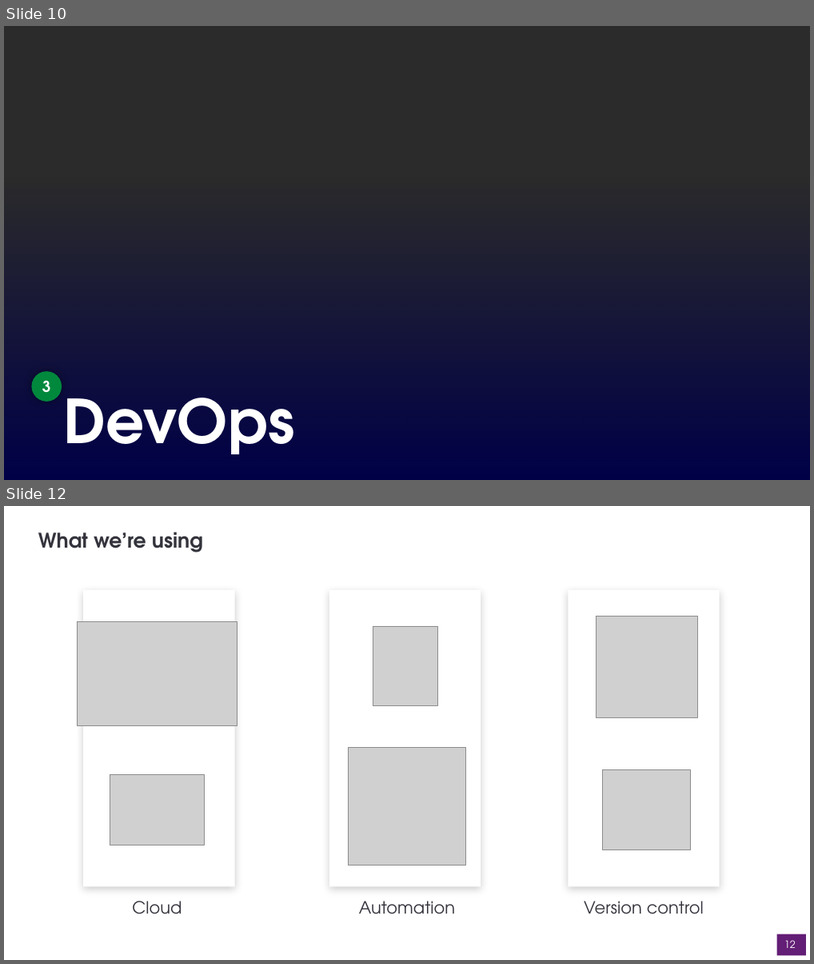
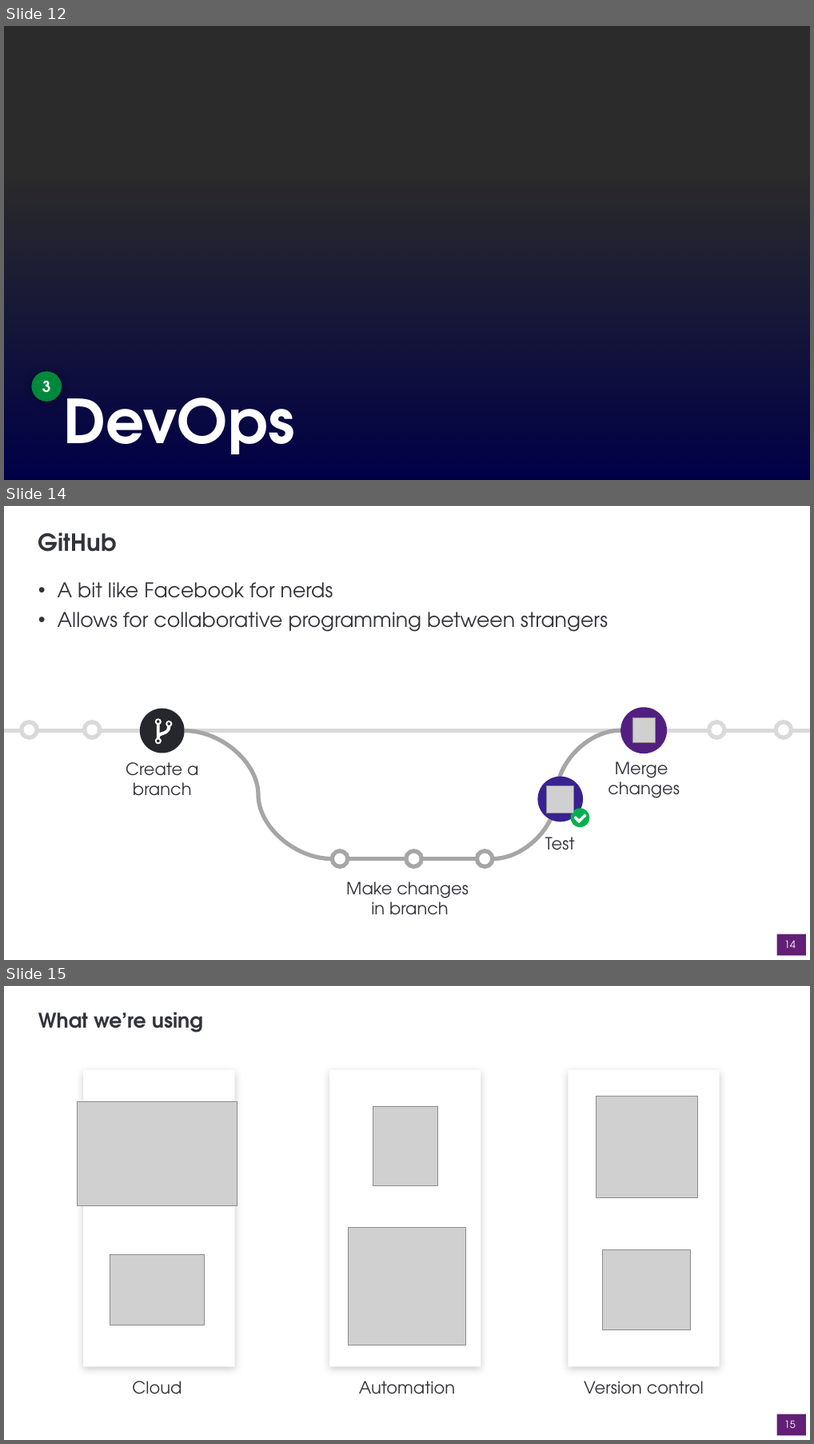
Before and after one commit to dto-btn/reading-material, a slide deck: presentations/digital-hour-cloud-automation.pptx. Shown one above the other, each under a label of ours: slides 10 and 12 before the commit, slides 12, 14 and 15 after it; the slides between them are not shown. The pictures are 814x964 and 814x1444 pixels, drawn with LibreOffice and Linux fonts; fonts in the diff are those of the drawing; grey boxes stand for pictures; background and template pictures are left out; a plain dark background stands for a picture behind light text. Boxes give left, top, right and bottom in pixels: in the first picture for what was removed or moved away, otherwise in the second. Text is boxed around its words. In the diff, an @@ line names an element or a change of style, - is before the commit and + after.

Commit message:
Add terraform/ansible/github slides

```diff
--- a/presentations/digital-hour-cloud-automation.pptx
+++ b/presentations/digital-hour-cloud-automation.pptx
@@ slide 14 added at (4,506,810,960), background #FFFFFF @@
@@ title added at (38,532,116,552), 28 pt, text #33333C, bold @@
+GitHub
@@ text added at (58,582,608,632), 24 pt, text #33333C @@
+• A bit like Facebook for nerds
+• Allows for collaborative programming between strangers
@@ group added at (4,707,810,867): 11 ellipses, 3 lines, 2 curved lines, 2 freeform shapes, 2 pictures @@
@@ text added at (126,762,198,796), 20 pt, text #33333C @@
+Create a
+branch
@@ text added at (608,761,680,798), 20 pt, text #33333C @@
+Merge
+changes
@@ text added at (546,836,575,850), 20 pt, text #33333C @@
+Test
@@ text added at (346,881,469,915), 20 pt, text #33333C @@
+Make changes
+in branch
@@ page number added at (777,934,806,955), fill #631E75, 12 pt, text #FFFFFF @@
+14
@@ what was slide 10 is now slide 12 @@
@@ what was slide 12 is now slide 15 @@
@@ page number at (785,1420,796,1428): text changed @@
-12
+15
```
Also in this commit, not shown: 1 slide changed, 2 other slides added.
